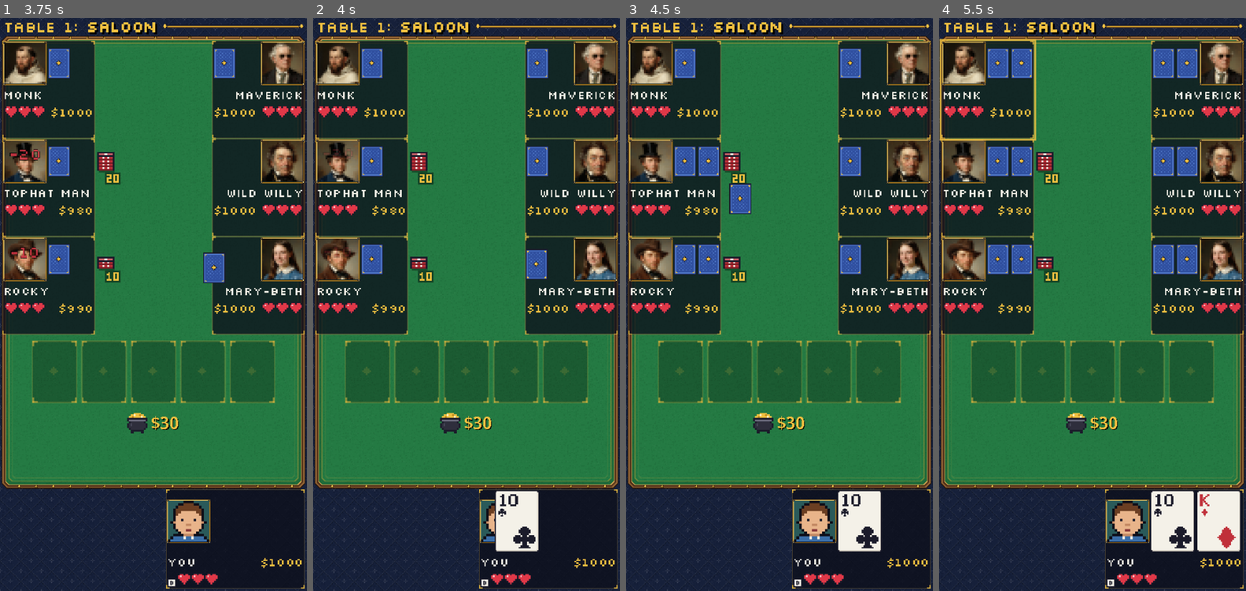
Above: before the commit, frames 1-4 (left to right).
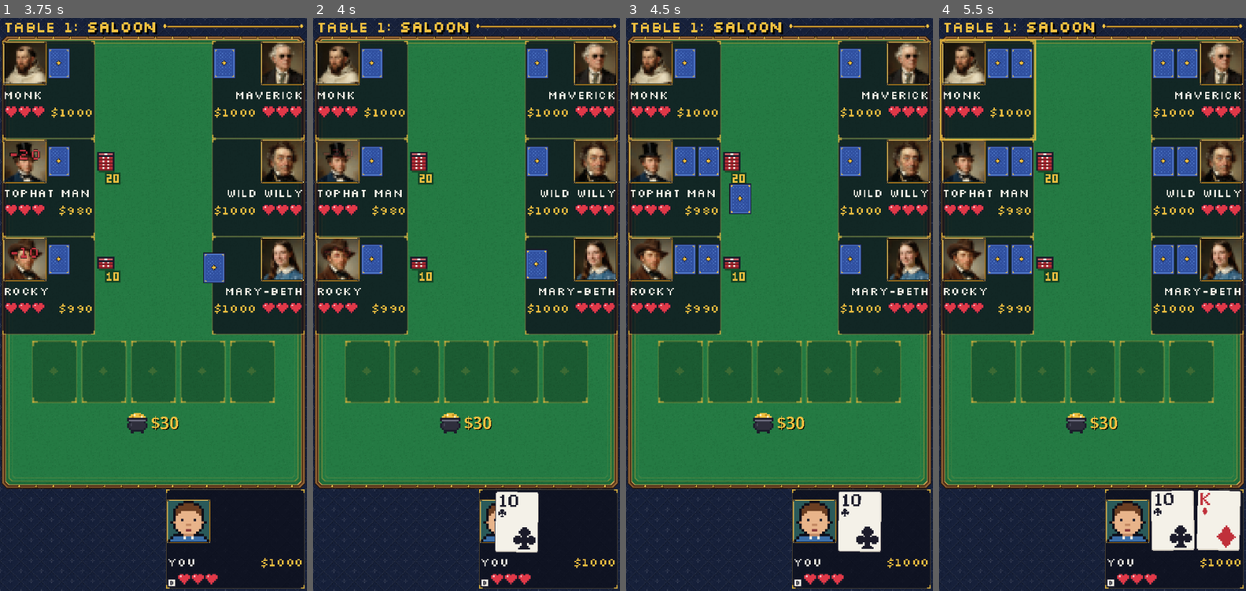
Above: after the commit, the same moments.

Repository: ryanlacroix/poker2
Game: Godot game, scene res://scenes/table.tscn
Two runs of this game, one before a commit and one after it. Both use one fixed random seed, a clock stepped at 60 frames per second and the inputs below. This scene is started directly instead of the project's main scene.
Inputs (mouse positions are in pixels of both pictures, inside the frame that each line leads up to):
- Up to frame 1 (3.75 s): tap Enter at 0.5, 2 s; drag from (236, 539) to (184, 178) at 0.52 s; tap Space at 1.25 s; drag from (49, 287) to (138, 419) at 1.27 s; move the mouse to (49, 189) at 2.02 s; tap R at 2.1 s; click (49, 189) at 2.17 s; drag from (49, 86) to (61, 218) at 2.77 s; drag from (257, 86) to (168, 304) at 3.52 s
- Up to frame 2 (4 s): no input
- Up to frame 3 (4.5 s): drag from (883, 189) to (733, 161) at 4.27 s
- Up to frame 4 (5.5 s): move the mouse to (1196, 287) at 5.02 s; tap F at 5.1 s; click (1196, 287) at 5.17 s

Frame 1 is identical in both runs. In frame 2, 0.3% of the frame differs, in the area x 59-74%, y 82-94%; in frame 3, 0.2%; in frame 4, 0.5%, in the area x 68-99%, y 82-94%.

Commit message:
added sway effect to cards

Diff:
--- a/scripts/ui/card_view.gd
+++ b/scripts/ui/card_view.gd
@@ -16,6 +16,13 @@
 ## Z index while flying: above the portraits, so a card never passes under one. A card that
 ## rests higher (see [member resting_z]) keeps its own.
 const FLY_Z := SeatView.DARKEN_Z + 2
+
+## A swaying card (see [member sway]) bobs up and down by up to [constant SWAY_BOB] pixels and
+## tilts by up to [constant SWAY_TILT] radians either way, each on its own slow cycle.
+const SWAY_BOB := 1.0
+const SWAY_BOB_SECONDS := 3.6
+const SWAY_TILT := 0.018
+const SWAY_TILT_SECONDS := 5.1
 
 ## A see-through sword over the card's face: a sword card (see [signal PokerTable.battle_started]).
 const SWORD: Array[String] = [
@@ -51,6 +58,11 @@
 	set(value):
 		sword = value
 		queue_redraw()
+## While showing a card, it hovers and sways a little, never quite still.
+var sway := false:
+	set(value):
+		sway = value
+		set_process(value)
 
 var _face_up := false
 var _highlight := Highlight.NONE
@@ -59,12 +71,21 @@
 ## Where the card sits; it's away from here only while flying in.
 var _home: Vector2
 var _flying := false
+## Seconds into the sway; each card starts at a random point so they don't move in step.
+var _sway_time := randf() * 100.0
 
 
 func _ready() -> void:
 	custom_minimum_size = CARD_SIZE * pixel_scale
 	size = CARD_SIZE * pixel_scale
 	mouse_filter = MOUSE_FILTER_IGNORE
+	set_process(sway)
+
+
+func _process(delta: float) -> void:
+	_sway_time += delta
+	if card != null:
+		queue_redraw()
 
 
 ## A new card pops in after [param delay] seconds, hidden until then.
@@ -166,19 +187,20 @@
 
 func _draw() -> void:
 	var rect := Rect2(Vector2.ZERO, CARD_SIZE)
-	var lift := -3.0 * pixel_scale if card != null and _highlight == Highlight.WINNING else 0.0
-	draw_set_transform(Vector2(0, lift), 0, Vector2.ONE * pixel_scale)
 	if card == null:
+		draw_set_transform(Vector2.ZERO, 0, Vector2.ONE * pixel_scale)
 		_draw_empty_slot(rect)
 		return
+	var lift := -3.0 * pixel_scale if _highlight == Highlight.WINNING else 0.0
+	_set_card_transform(lift, pixel_scale)
 
 	# At 2x and up there's room for finer art: draw it on a grid twice as dense.
 	var fine := pixel_scale % 2 == 0
 	if fine:
 		@warning_ignore("integer_division")
-		draw_set_transform(Vector2(0, lift), 0, Vector2.ONE * (pixel_scale / 2))
+		_set_card_transform(lift, pixel_scale / 2)
 		_draw_fine_card(Rect2(Vector2.ZERO, CARD_SIZE * 2))
-		draw_set_transform(Vector2(0, lift), 0, Vector2.ONE * pixel_scale)
+		_set_card_transform(lift, pixel_scale)
 	else:
 		_draw_card(rect)
 	if sword and _face_up:
@@ -192,6 +214,18 @@
 		draw_rect(rect.grow(1), Color(PixelArt.GOLD, 0.45), false, 1)
 	elif _highlight == Highlight.DIMMED:
 		draw_rect(rect, Color(0.05, 0.05, 0.1, 0.5))
+
+
+## Draws from here on at [param art_scale] screen pixels per art pixel, raised by [param lift],
+## plus the sway's bob and tilt (about the card's centre) if it's swaying.
+func _set_card_transform(lift: float, art_scale: float) -> void:
+	var offset := Vector2(0, lift)
+	var tilt := 0.0
+	if sway:
+		offset.y += sin(_sway_time * TAU / SWAY_BOB_SECONDS) * SWAY_BOB
+		tilt = sin(_sway_time * TAU / SWAY_TILT_SECONDS) * SWAY_TILT
+	var center := size / 2
+	draw_set_transform(offset + center - center.rotated(tilt), tilt, Vector2.ONE * art_scale)
 
 
 func _draw_empty_slot(rect: Rect2) -> void:
--- a/scripts/ui/seat_view.gd
+++ b/scripts/ui/seat_view.gd
@@ -178,6 +178,7 @@
 		if player.is_human():
 			view.resting_z = HUMAN_CARDS_Z
 			view.z_index = HUMAN_CARDS_Z
+			view.sway = true
 		add_child(view)
 		_cards.append(view)
 	var labels_y := 52.0 if _is_compact() else _wide_labels_y()
--- a/scripts/ui/table_scene.gd
+++ b/scripts/ui/table_scene.gd
@@ -350,6 +350,7 @@
 	for i in 5:
 		var view := CardView.new()
 		view.show_empty_slot = true
+		view.sway = true
 		view.pixel_scale = PortraitLayout.BOARD_CARD_SCALE
 		view.position = _layout.board_origin + Vector2(i * step, 0)
 		add_child(view)
